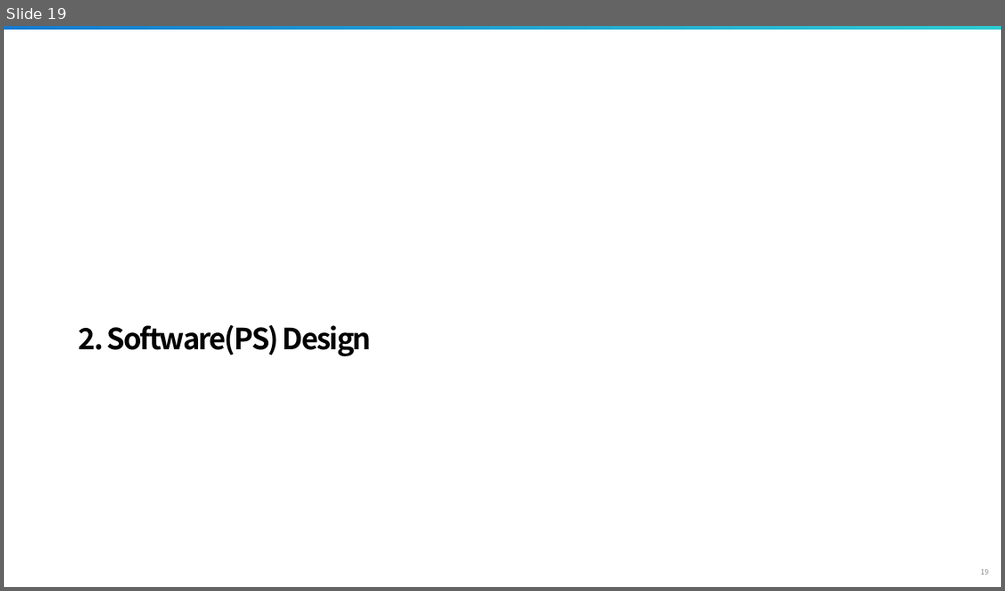
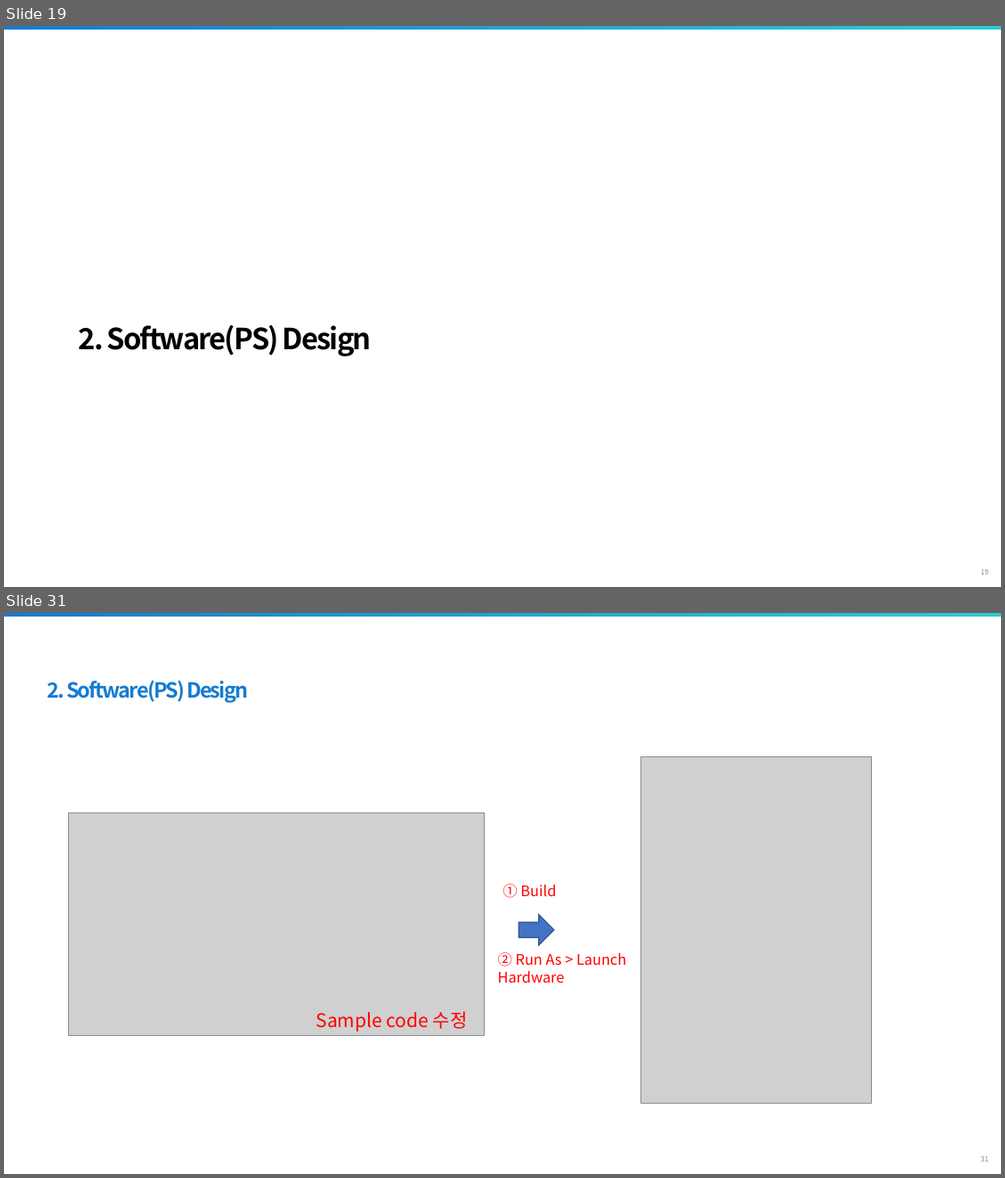
Before and after one commit to siliconground/SoC_301, a slide deck: 0_DOCS/1_EDU_REFERENCE/3_Processing_System_Basic.pptx. Shown one above the other, each under a label of ours: slide 19 before the commit, slides 19 and 31 after it; the slides between them are not shown. The pictures are 1005x591 and 1005x1178 pixels, drawn with LibreOffice and Linux fonts; fonts in the diff are those of the drawing; grey boxes stand for pictures; background and template pictures are left out. Boxes give left, top, right and bottom in pixels: in the first picture for what was removed or moved away, otherwise in the second. Text is boxed around its words. In the diff, an @@ line names an element or a change of style, - is before the commit and + after.

```diff
--- a/0_DOCS/1_EDU_REFERENCE/3_Processing_System_Basic.pptx
+++ b/0_DOCS/1_EDU_REFERENCE/3_Processing_System_Basic.pptx
@@ slide 31 added at [4,613,1001,1174], background #FFFFFF; not listed: 2 template elements that a slide beside it also shows @@
@@ text added at [48,680,248,703], 20 pt, text #147BD1, bold @@
+2. Software(PS) Design
@@ picture added at [640,756,872,1103] @@
@@ picture added at [68,812,484,1036] @@
@@ text added at [502,884,556,898], 14 pt, text #FF0000 @@
+① Build
@@ right arrow added at [518,915,554,945], fill #4472C4, outline #325491 1 pt @@
@@ text added at [498,952,626,983], 14 pt, text #FF0000 @@
+② Run As > Launch Hardware
@@ text added at [316,1011,468,1031], 18 pt, text #FF0000 @@
+Sample code 수정
```
Also in this commit, not shown: 7 slides changed, 5 other slides added, 5 slides removed.
